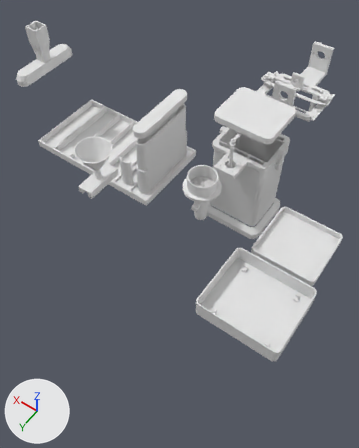
The Blender file Galvo/chemical.blend: old version first, new version second.
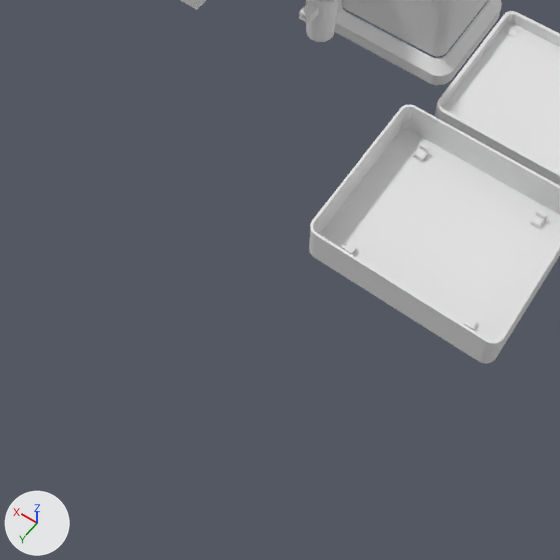
There are two pictures of each version: one whole from a 50 mm camera at (-0.352, 0.655, 0.867) aimed at (0.056, 0.084, -0.029), one close up on the part from 17% to 85% of the width and 45% to 100% of the height. The axes (+X, +Y, +Z) are drawn at lower left. The lights are the same throughout. The older version's two pictures come first.

The scene before the commit, as lines of its bpy script (objects in view):
```python
me_circle_002 = bpy.data.meshes.new('Circle.002')
me_circle_002.from_pydata(...)  # 12729 vertices, 9265 faces; spans x -0.0386..0.0386, y -0.0386..0.0386, z 0.0..0.088
me_cube_005 = bpy.data.meshes.new('Cube.005')
me_cube_005.from_pydata(...)  # 378 vertices, 378 faces; spans x -0.081..0.084, y -0.071..0.071, z -0.096..-0.069
me_cube_012 = bpy.data.meshes.new('Cube.012')
me_cube_012.from_pydata(...)  # 224 vertices, 170 faces; spans x -0.091..0.091, y -0.081..0.081, z -0.01..0.03
ob_etchingbathpetg = bpy.data.objects.new('EtchingBathPETG', me_cube_012)
ob_etchingbathpetg.location = (-0.194, 0.178, 0.0)
ob_funnelp1 = bpy.data.objects.new('FunnelP1', me_circle_002)
ob_funnelp1.location = (0.0, 0.085, 0.043)
ob_galvflooreq1 = bpy.data.objects.new('GalvFloorEq1', me_cube_005)
ob_galvflooreq1.location = (0.0, -0.114, -0.034)
# also in view: 'AcetoneBathPETG' at (-0.194, 0.0, -0.002); 'GalvBath1' at (0.0, -0.114, -0.005)
```
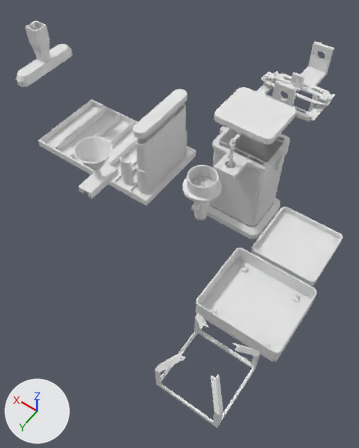
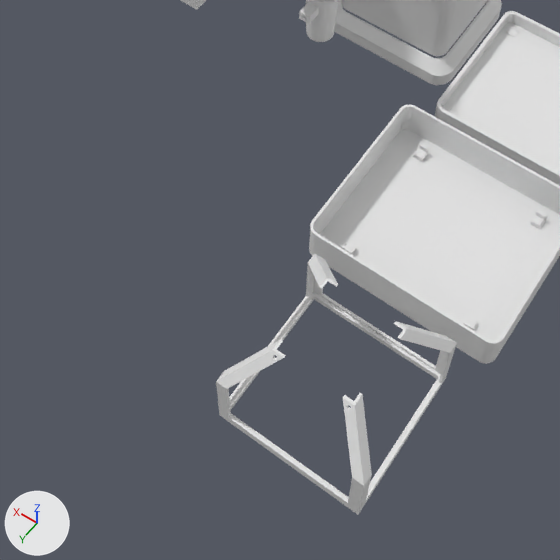
Commit message: Новые держатели заготовки для травления

Changed parts and their boxes (x1, y1, x2, y2) in the close-ups (560 x 560 px):
'AcetoneBathPETG.001', added
    after: (216, 254, 457, 514)

The change, as a list of edits to the scene's bpy script:
```text
Add me_cube_009:
    me_cube_009.from_pydata(...)  # 390 vertices, 260 faces; spans x -0.0657..0.0643, y -0.065..0.065, z -0.0129..0.0968
Add ob_acetonebathpetg_001:
    ob_acetonebathpetg_001 = bpy.data.objects.new('AcetoneBathPETG.001', me_cube_009)
    ob_acetonebathpetg_001.location = (-0.194, 0.35, 0.0)
```
